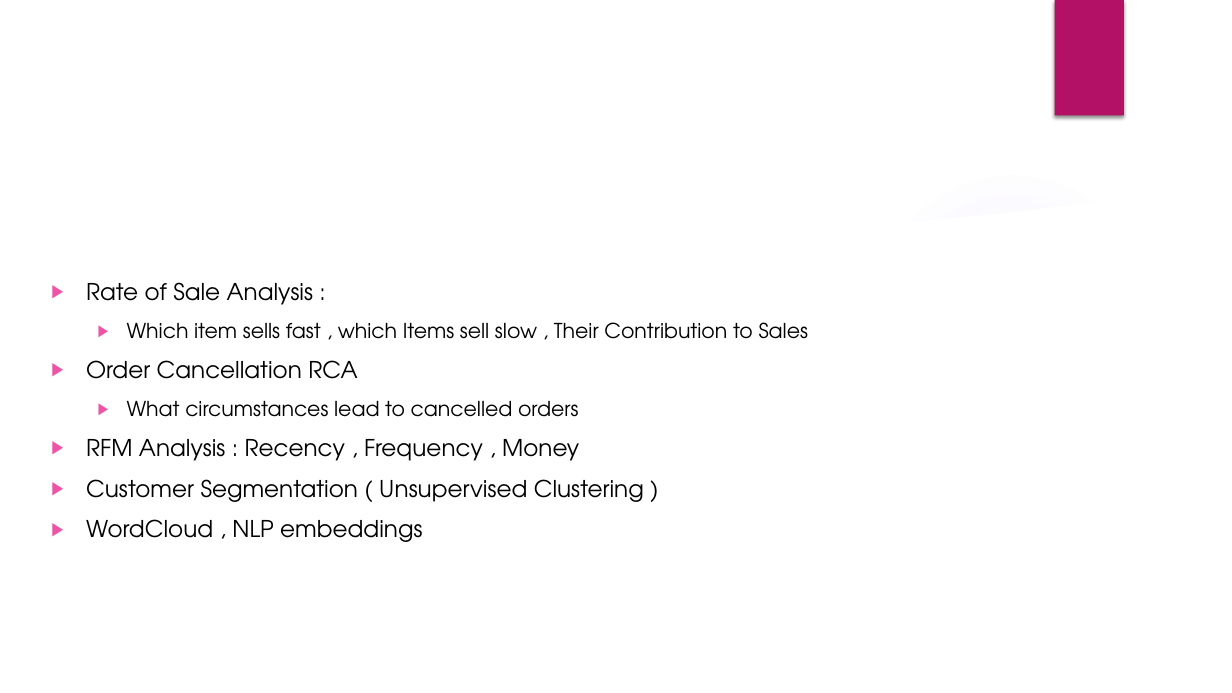
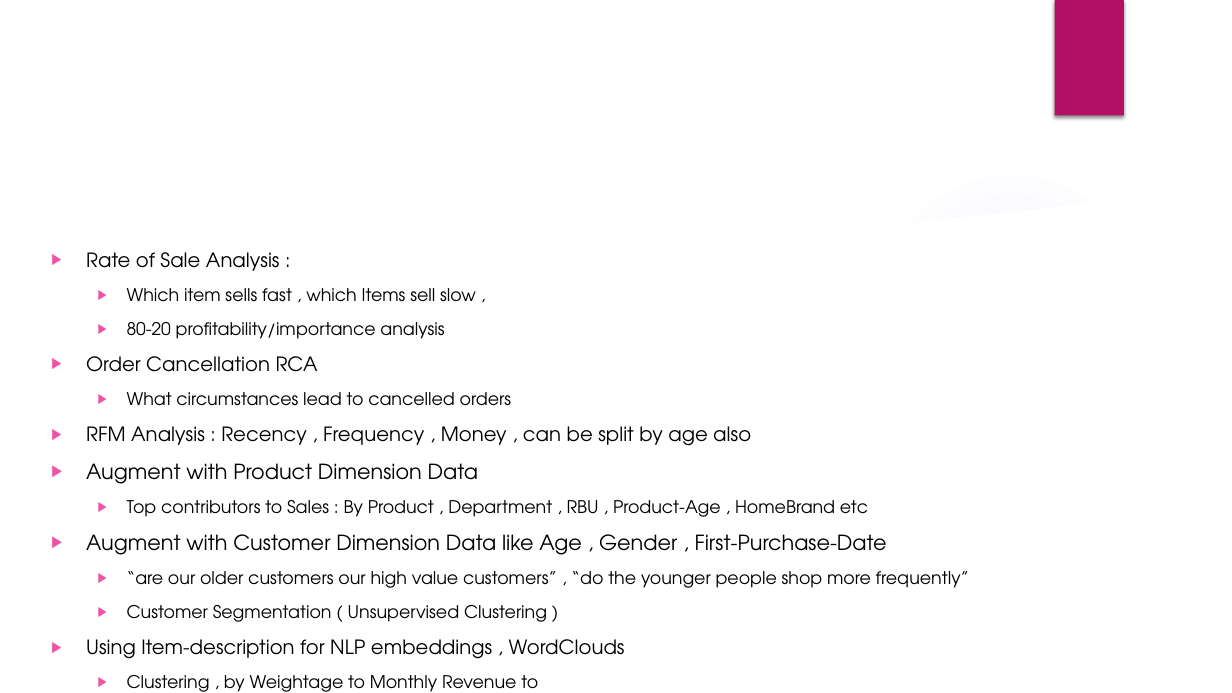
Before and after one commit to saif-raja/transaction_data-deep_dive_EDA, a slide deck: slide 28 of Transaction Data Insights.pptx. Drawn at 1232x693 pixels with LibreOffice and Linux fonts; fonts in the diff are those of the drawing; background and template pictures are left out. Boxes give left, top, right and bottom in pixels: in the first picture for what was removed or moved away, otherwise in the second. Text is boxed around its words. In the diff, an @@ line names an element or a change of style, - is before the commit and + after.

```diff
--- a/Transaction Data Insights.pptx
+++ b/Transaction Data Insights.pptx
@@ text "Rate of Sale Analysis :": place and size @@
-text "Rate of Sale Analysis :" at bbox=[86, 282, 809, 542]
+text "Rate of Sale Analysis :" at bbox=[86, 252, 969, 659]
@@ text at bbox=[86, 252, 547, 622]: size 18 to 15.3 pt in "Rate of Sale Analysis :", "Order Cancellation RCA"; size 16 to 13.6 pt in "What circumstances lead to cancelled orders"; size 18 to 13.6 pt in "Customer Segmentation ( Unsupervised Clustering )"; list level 1 to 2 in "Customer Segmentation ( Unsupervised Clustering ..." @@
@@ text at bbox=[127, 288, 476, 339]: text changed; size 16 to 13.6 pt @@
-  ▶ Which item sells fast , which Items sell slow , Their Contribution to Sales
+  ▶ Which item sells fast , which Items sell slow ,
+  ▶ 80-20 profitability/importance analysis
@@ text at bbox=[86, 426, 969, 588]: text changed; size 18 to 13.6 pt @@
-▶ RFM Analysis : Recency , Frequency , Money
+▶ RFM Analysis : Recency , Frequency , Money , can be split by age also
+▶ Augment with Product Dimension Data
+  ▶ Top contributors to Sales : By Product , Department , RBU , Product-Age , HomeBrand etc
+▶ Augment with Customer Dimension Data like Age , Gender , First-Purchase-Date
+  ▶ “are our older customers our high value customers” , “do the younger people shop more frequently”
@@ title at bbox=[348, 574, 871, 689]: text changed @@
-Things to try out
+More things to try out
@@ text at bbox=[86, 639, 625, 659]: text changed; size 18 to 15.3 pt @@
-▶ WordCloud , NLP embeddings
+▶ Using Item-description for NLP embeddings , WordClouds
+  ▶ Clustering , by Weightage to Monthly Revenue to
```
Also in this commit, not shown: 6 other slides changed, 4 other files.
